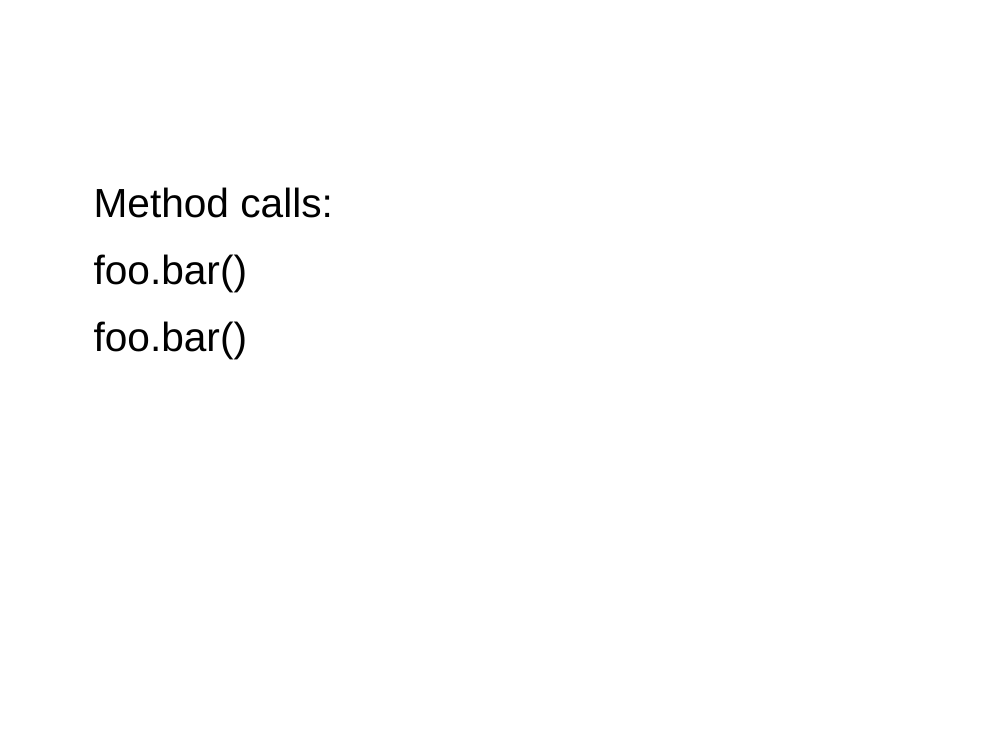
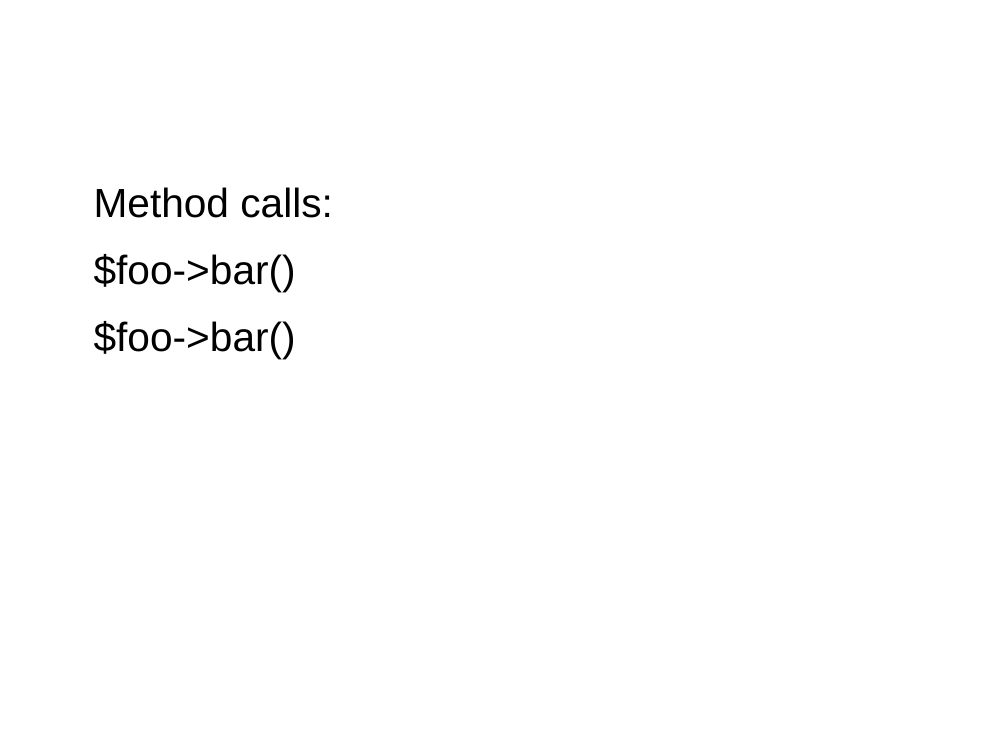
Before and after one commit to niner/talks, a slide deck: slide 7 of Threading in Parrot/Präsentation.odp (slide 6 before the commit). Drawn at 1008x756 pixels with LibreOffice and Linux fonts; fonts in the diff are those of the drawing. Boxes give left, top, right and bottom in pixels: in the first picture for what was removed or moved away, otherwise in the second. Text is boxed around its words. In the diff, an @@ line names an element or a change of style, - is before the commit and + after.

```diff
--- a/Threading in Parrot/Präsentation.odp
+++ b/Threading in Parrot/Präsentation.odp
@@ text at (94, 254, 296, 358): text changed @@
-foo.bar()
-foo.bar()
+$foo->bar()
+$foo->bar()
```
Also in this commit, not shown: 6 other slides changed, 5 slides added, 3 slides removed, 3 other files.
